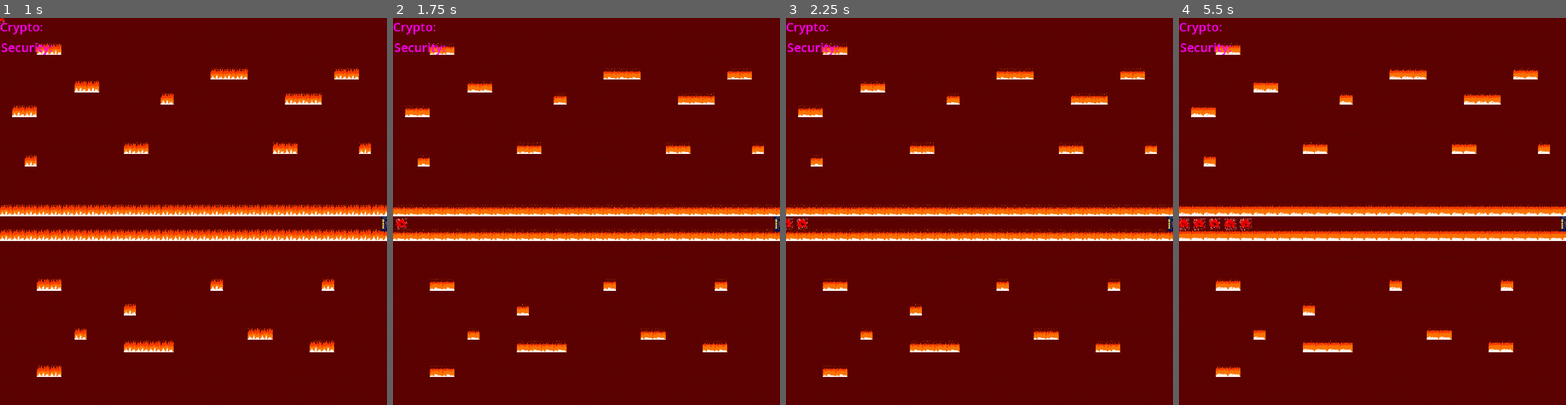
Above: before the commit, frames 1-4 (left to right).
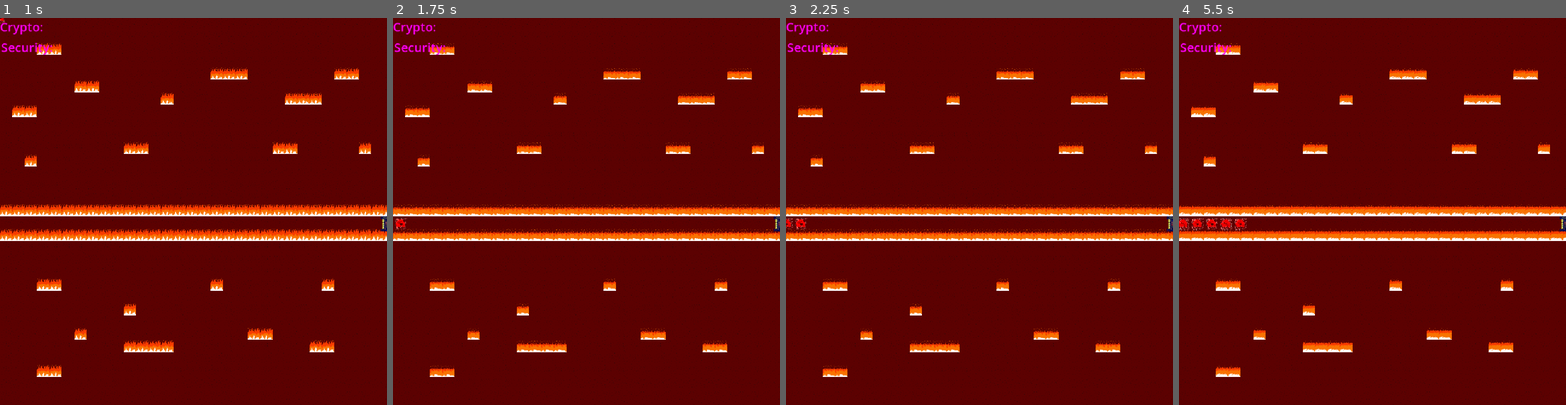
Above: after the commit, the same moments.

Repository: marist-spc/Retro-Tower-Defense
Game: Godot game, scene res://firewall.tscn
The game is run twice, just before and just after one commit, with the same random seed, the same clock (stepped at 60 frames per second) and the same inputs.
Inputs:
- Up to frame 1 (1 s): no input
- Up to frame 2 (1.75 s): no input
- Up to frame 3 (2.25 s): no input
- Up to frame 4 (5.5 s): no input

Frame 1 is identical in both runs. In frame 2, less than 0.1% of the frame differs, in the area x 0-4%, y 51-55%; in frame 3, less than 0.1%; in frame 4, 0.4%, in the area x 0-19%, y 51-55%.

Commit message:
Changed virus speed

Diff:
--- a/retro-td/virus.gd
+++ b/retro-td/virus.gd
@@ -15,7 +15,7 @@
 
 var health
 # speed of virus in pixels/sec
-var speed=40
+var speed=37
 var progress=0
 
 var redHealth=1
@@ -81,6 +81,5 @@
 func _on_visible_on_screen_notifier_2d_screen_exited() -> void:
 	queue_free()
 
-
 func health_zero():
 	pass
